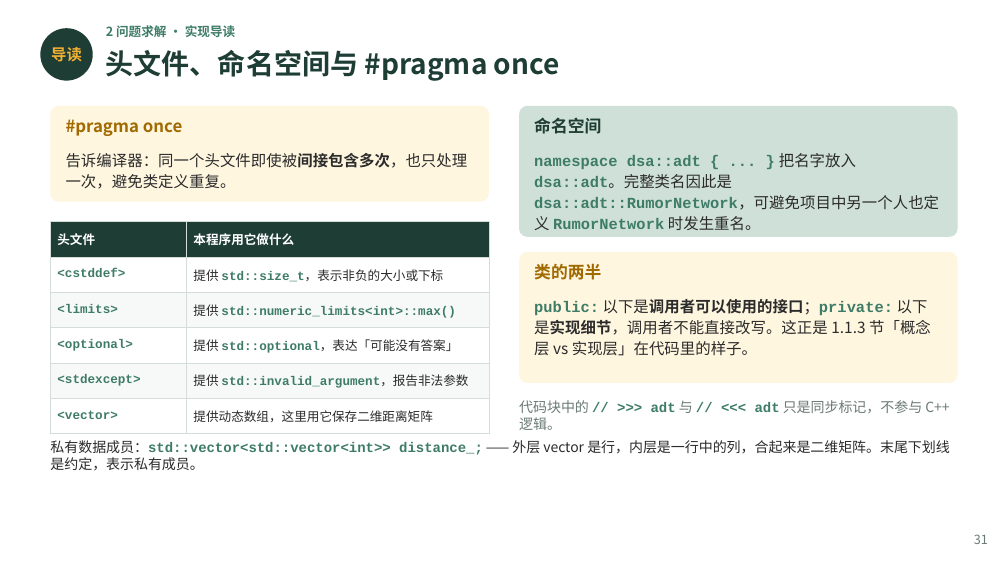
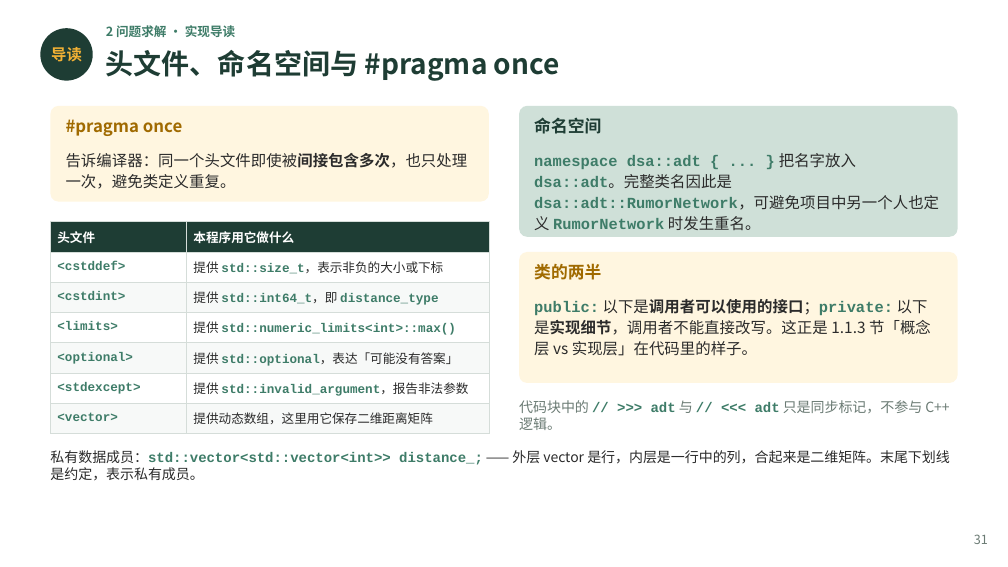
Before and after one commit to GMyhf/2026fall-cs201cq, a slide deck: slide 31 of courseware/202609_DSA_01_ADT_Floyd_Complexity.pptx. Drawn at 1008x567 pixels with LibreOffice and Linux fonts; fonts in the diff are those of the drawing. Boxes give left, top, right and bottom in pixels: in the first picture for what was removed or moved away, otherwise in the second. Text is boxed around its words. In the diff, an @@ line names an element or a change of style, - is before the commit and + after.

```diff
--- a/courseware/202609_DSA_01_ADT_Floyd_Complexity.pptx
+++ b/courseware/202609_DSA_01_ADT_Floyd_Complexity.pptx
@@ table at <box>50,222,489,428</box> @@
+row 3: <cstdint> | 提供 std::int64_t，即 distance_type
@@ text "私有数据成员：std::vector<std::vector<int>> distance_; —— 外层 vector ...": place and size @@
-text "私有数据成员：std::vector<std::vector<int>> distance_; —— 外层 vector ..." at <box>50,440,950,471</box>
+text "私有数据成员：std::vector<std::vector<int>> distance_; —— 外层 vector ..." at <box>50,450,950,481</box>
```
Also in this commit, not shown: 15 other slides changed.
